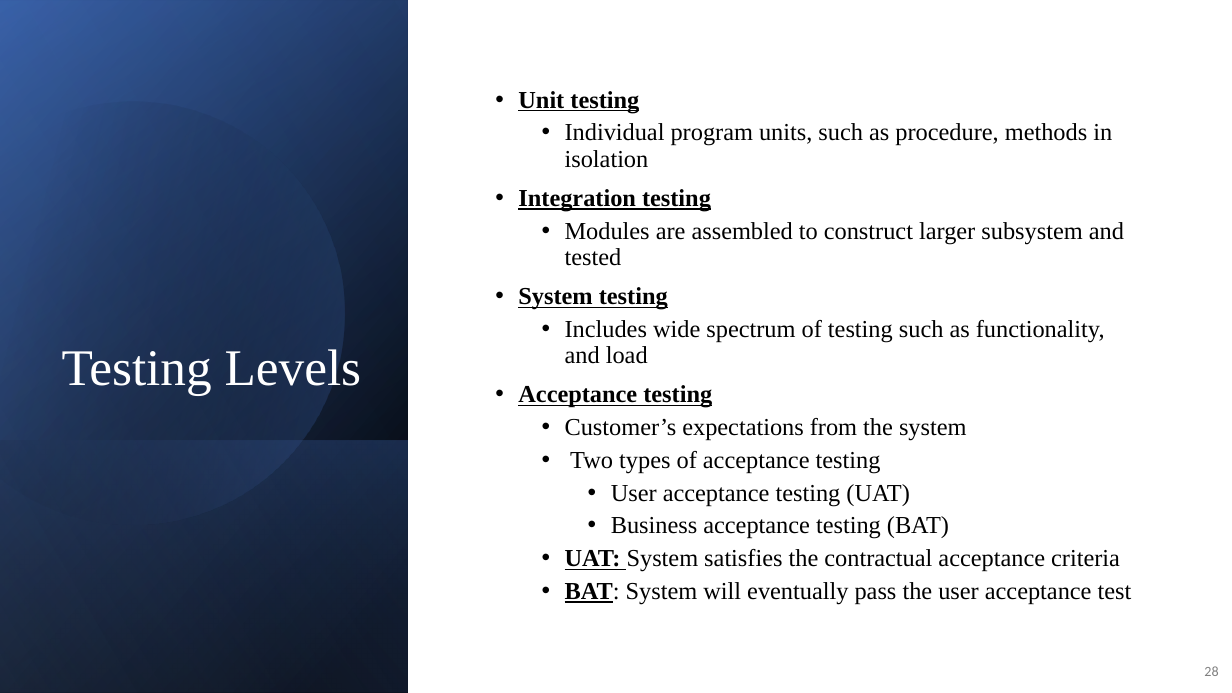
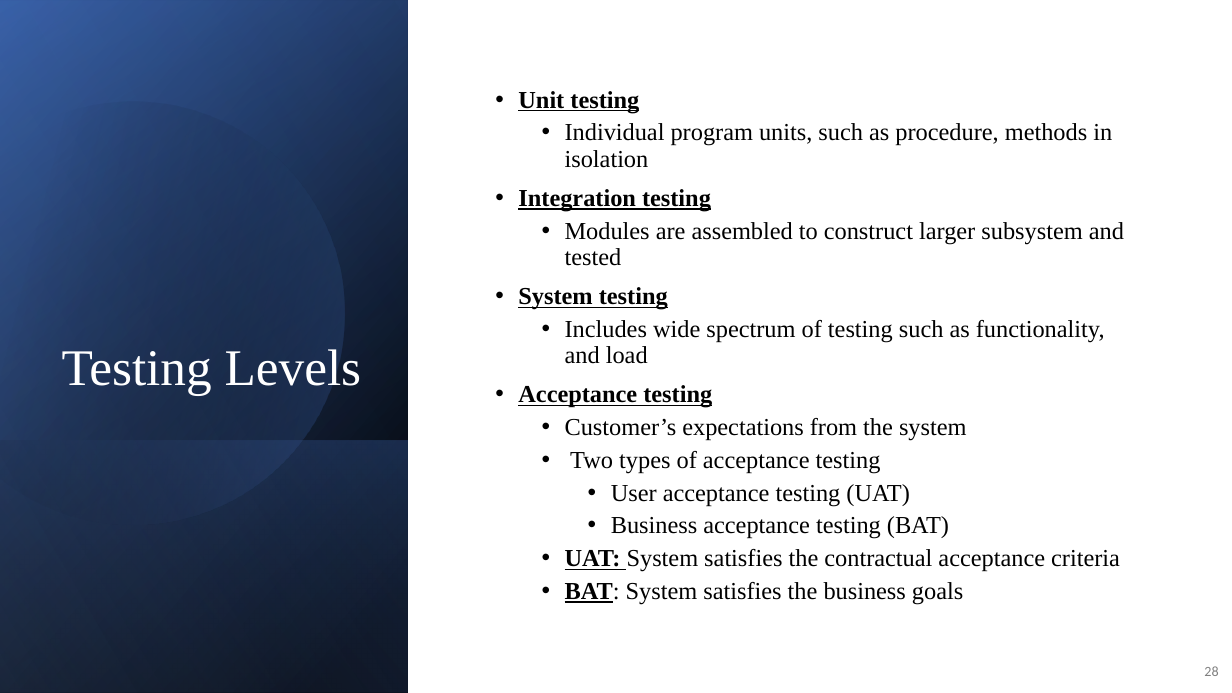
Before and after one commit to kthanasi-git/SW_Engineering, a slide deck: slide 28 of SOFTWARE ENGINEERING/SLIDES/13- Introduction to Software Testing.pptx. Drawn at 1232x693 pixels with LibreOffice and Linux fonts; fonts in the diff are those of the drawing. Boxes give left, top, right and bottom in pixels: in the first picture for what was removed or moved away, otherwise in the second. Text is boxed around its words. In the diff, an @@ line names an element or a change of style, - is before the commit and + after.

```diff
--- a/SOFTWARE ENGINEERING/SLIDES/13- Introduction to Software Testing.pptx
+++ b/SOFTWARE ENGINEERING/SLIDES/13- Introduction to Software Testing.pptx
@@ text at (x1=565, y1=582, x2=963, y2=605): text changed @@
-  • BAT: System will eventually pass the user acceptance test
+  • BAT: System satisfies the business goals
```
Also in this commit, not shown: 6 other slides changed, 8 slides added, 9 slides removed, 5 other files.
